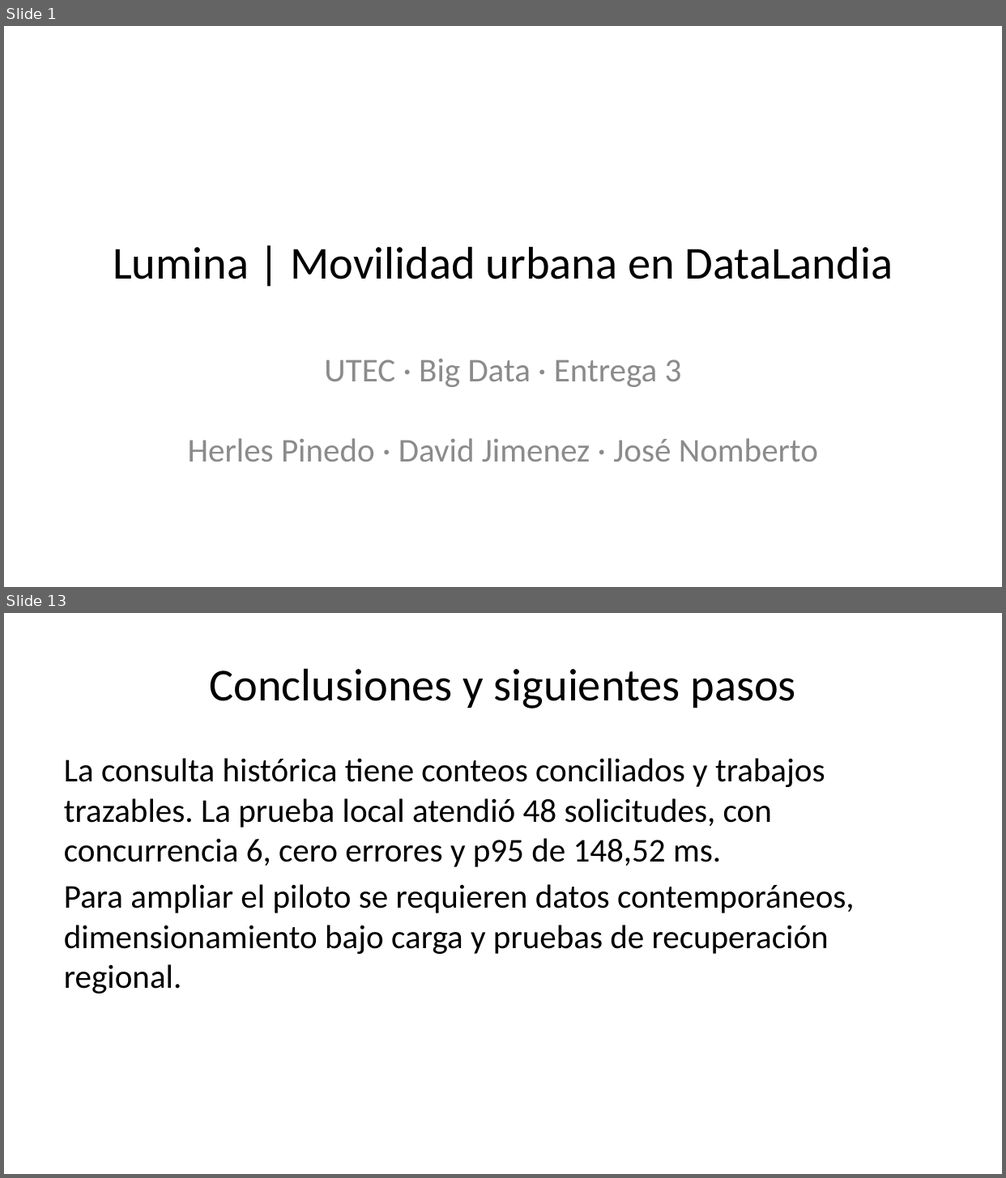
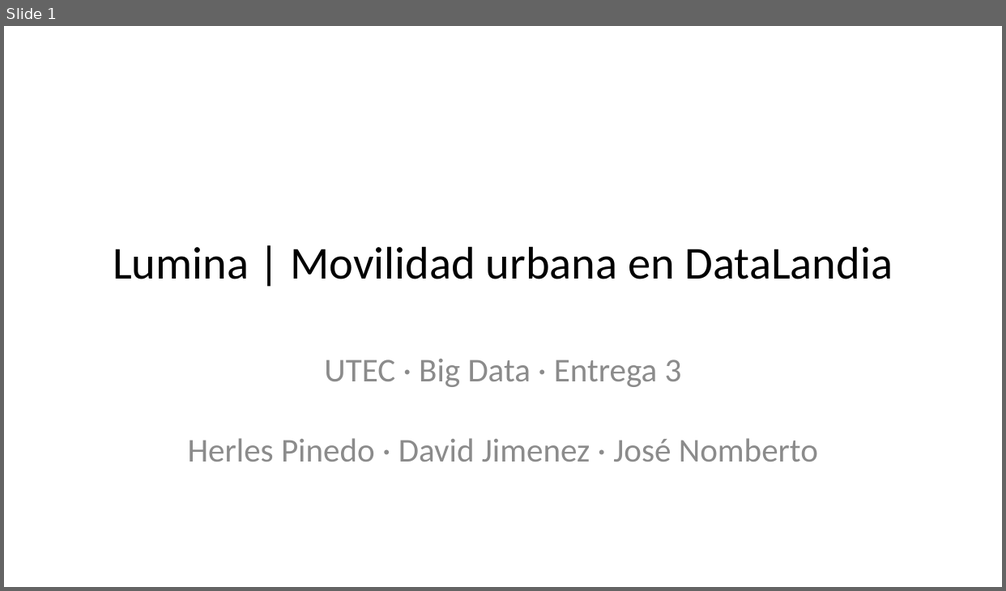
Before and after one commit to AlejandroPinedo/datalandia-lumina-smart-mobility-gcp, a slide deck: P3/entrega/Lumina-P3.pptx. Shown one above the other, each under a label of ours: slides 1 and 13 before the commit, slide 1 after it; the slides between them are not shown. The pictures are 1006x1178 and 1006x591 pixels, drawn with LibreOffice and Linux fonts; fonts in the diff are those of the drawing. Boxes give left, top, right and bottom in pixels: in the first picture for what was removed or moved away, otherwise in the second. Text is boxed around its words. In the diff, an @@ line names an element or a change of style, - is before the commit and + after.

```diff
--- a/P3/entrega/Lumina-P3.pptx
+++ b/P3/entrega/Lumina-P3.pptx
@@ slide 13 removed at (4,613,1002,1174), background #FFFFFF @@
@@ title removed at (209,668,796,709) @@
-Conclusiones y siguientes pasos
@@ text removed at (64,758,854,994) @@
-La consulta histórica tiene conteos conciliados y trabajos trazables. La prueba local atendió 48 solicitudes, con concurrencia 6, cero errores y p95 de 148,52 ms.
-Para ampliar el piloto se requieren datos contemporáneos, dimensionamiento bajo carga y pruebas de recuperación regional.
```
Also in this commit, not shown: 5 slides changed, 7 slides added, 6 other slides removed, 2 other files.
